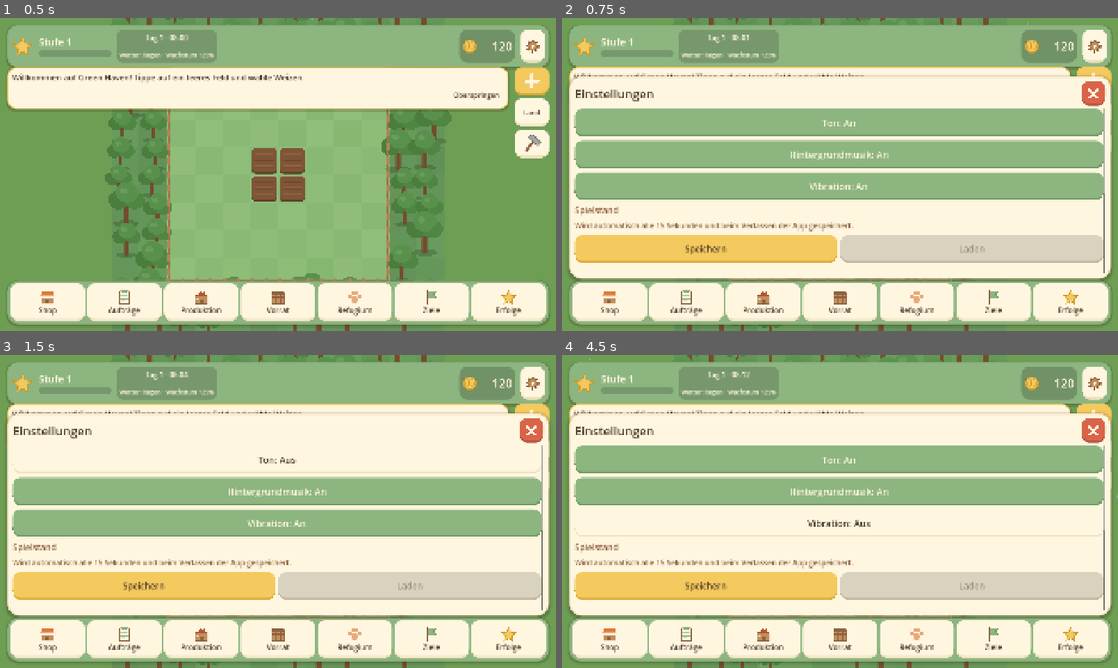
Above: before the commit, frames 1-4 (two rows, left to right).
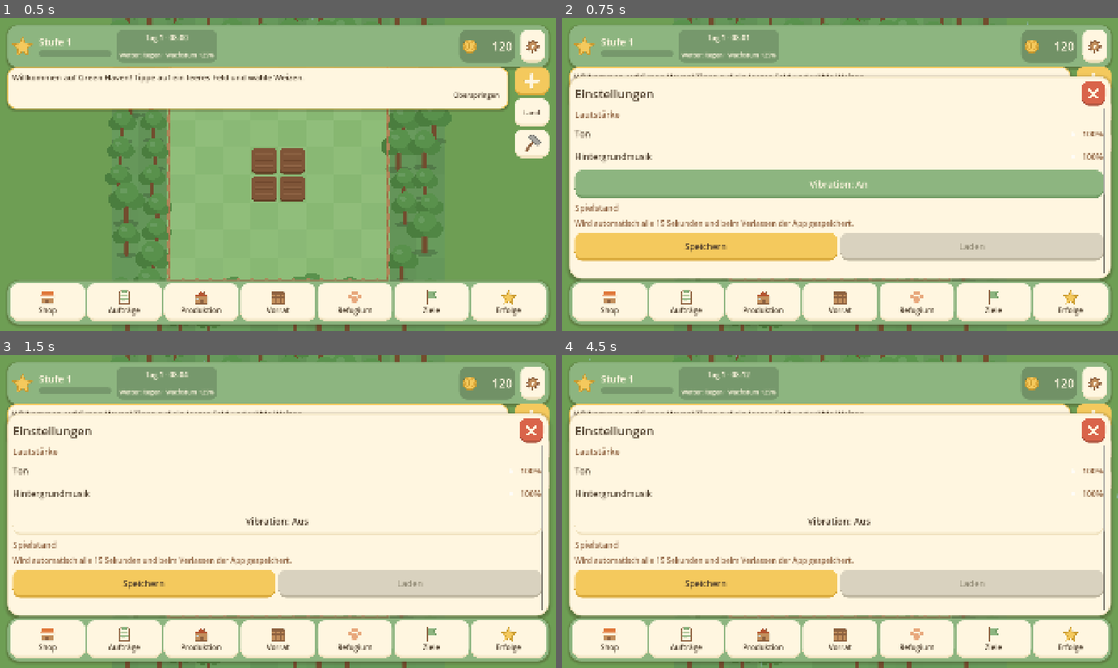
Above: after the commit, the same moments.

Repository: LennartVolz/green-haven
Game: Godot game, scene res://scenes/main.tscn
Same seed, same stepped clock (60 frames per second), same inputs: the game is played once before the commit and once after it.
Inputs (mouse positions are in pixels of both pictures, inside the frame that each line leads up to):
- Up to frame 1 (0.5 s): no input
- Up to frame 2 (0.75 s): click (1095, 46) at 0.5 s
- Up to frame 3 (1.5 s): click "Ton: An" (after the commit: "Vibration: An") at 1.25 s
- Up to frame 4 (4.5 s): click "Ton: Aus" (after the commit: "Vibration: Aus") at 2 s; click "Hintergrundmusik: An" (after the commit: "Vibration: An") at 2.75 s; click "Hintergrundmusik: Aus" (after the commit: "Vibration: Aus") at 3.5 s; click "Vibration: An" at 4.25 s

Frame 1 is identical in both runs. In frame 2, 22% of the frame differs, in the area x 2-98%, y 28-79%; in frame 3, 21%; in frame 4, 21%.

Commit message:
Replace sound and music toggles with volume sliders
Use continuous, persisted volume controls so players can balance effects
and background music instead of only switching them on or off. Legacy
saves map their An/Aus values to 0 % and 100 %.

🤖 Generated with Codebuff
Co-Authored-By: Codebuff <noreply@codebuff.com>

Diff:
--- a/scripts/core/background_music.gd
+++ b/scripts/core/background_music.gd
@@ -32,10 +32,23 @@
 	call_deferred("refresh")
 
 
+func music_volume() -> float:
+	return clampf(float(GameState.settings.get("music_volume", 1.0)), 0.0, 1.0)
+
+
+func volume_db_for(value: float) -> float:
+	var volume := clampf(value, 0.0, 1.0)
+	return MUSIC_VOLUME_DB + linear_to_db(volume) if volume > 0.0 else -80.0
+
+
 func refresh() -> void:
-	if not has_track or player == null:
+	if player == null:
 		return
-	if bool(GameState.settings.get("music", true)):
+	var volume := music_volume()
+	player.volume_db = volume_db_for(volume)
+	if not has_track:
+		return
+	if volume > 0.0:
 		if not player.playing:
 			player.play()
 	elif player.playing:
--- a/scripts/core/game_state.gd
+++ b/scripts/core/game_state.gd
@@ -69,7 +69,7 @@
 var stats: Dictionary = {}
 var claimed_quests: Array = []
 var claimed_achievements: Array = []
-var settings: Dictionary = {"sound": true, "music": true, "vibration": true}
+var settings: Dictionary = {"sound": true, "music": true, "vibration": true, "sound_volume": 1.0, "music_volume": 1.0}
 var tutorial_step := 0
 var next_uid := 1
 var next_order_at := 0.0
@@ -1734,8 +1734,14 @@
 					claimed_achievements.append(str(achievement_id))
 				break
 	var s := _save_dict(d, "settings")
-	settings["sound"] = bool(s.get("sound", true))
-	settings["music"] = bool(s.get("music", true))
+	# Ältere Stände speichern nur An/Aus. Deren Zustand wird auf 0 % bzw. 100 %
+	# Lautstärke abgebildet; neue Stände liefern die Feinregelung direkt mit.
+	var legacy_sound := bool(s.get("sound", true))
+	var legacy_music := bool(s.get("music", true))
+	settings["sound_volume"] = clampf(float(s.get("sound_volume", 1.0 if legacy_sound else 0.0)), 0.0, 1.0)
+	settings["music_volume"] = clampf(float(s.get("music_volume", 1.0 if legacy_music else 0.0)), 0.0, 1.0)
+	settings["sound"] = float(settings["sound_volume"]) > 0.0
+	settings["music"] = float(settings["music_volume"]) > 0.0
 	settings["vibration"] = bool(s.get("vibration", true))
 	tutorial_step = int(d.get("tutorial_step", 0))
 	# next_uid darf nie auf eine bereits vergebene ID zeigen, auch nicht bei beschädigten Ständen.
--- a/scripts/core/save_system.gd
+++ b/scripts/core/save_system.gd
@@ -362,6 +362,18 @@
 		data["last_day_recap"] = 1
 		data["day_stats_snapshot"] = day_snapshot.duplicate(true)
 		data["version"] = 9
+	# Lautstärken sind optionale Einstellungen. Ältere Stände kannten nur An/Aus;
+	# sie werden auf 0 % bzw. 100 % abgebildet, ohne die Save-Version zu erhöhen.
+	var settings_value: Variant = data.get("settings", {})
+	if typeof(settings_value) == TYPE_DICTIONARY:
+		var migrated_settings: Dictionary = settings_value
+		var legacy_sound := bool(migrated_settings.get("sound", true))
+		var legacy_music := bool(migrated_settings.get("music", true))
+		migrated_settings["sound_volume"] = clampf(float(migrated_settings.get("sound_volume", 1.0 if legacy_sound else 0.0)), 0.0, 1.0)
+		migrated_settings["music_volume"] = clampf(float(migrated_settings.get("music_volume", 1.0 if legacy_music else 0.0)), 0.0, 1.0)
+		migrated_settings["sound"] = float(migrated_settings["sound_volume"]) > 0.0
+		migrated_settings["music"] = float(migrated_settings["music_volume"]) > 0.0
+		data["settings"] = migrated_settings
 	return data
 
 
--- a/scripts/core/sfx.gd
+++ b/scripts/core/sfx.gd
@@ -3,6 +3,7 @@
 ## plus Vibrations-Feedback auf Smartphones.
 
 const RATE := 22050
+const BASE_VOLUME_DB := -7.0
 
 var _streams: Dictionary = {}
 var _players: Array = []
@@ -12,7 +13,7 @@
 func _ready() -> void:
 	for i in range(6):
 		var p := AudioStreamPlayer.new()
-		p.volume_db = -7.0
+		p.volume_db = BASE_VOLUME_DB
 		add_child(p)
 		_players.append(p)
 	_streams = {
@@ -26,6 +27,23 @@
 		"build": _make([[160.0, 0.09], [240.0, 0.14]], 0.6),
 	}
 	GameState.sound.connect(play)
+	refresh_volume()
+
+
+func sound_volume() -> float:
+	return clampf(float(GameState.settings.get("sound_volume", 1.0)), 0.0, 1.0)
+
+
+func volume_db_for(value: float) -> float:
+	var volume := clampf(value, 0.0, 1.0)
+	return BASE_VOLUME_DB + linear_to_db(volume) if volume > 0.0 else -80.0
+
+
+## Wendet die Lautstärke auf alle Effekt-Player an; 0 % schaltet sie stumm.
+func refresh_volume() -> void:
+	var db := volume_db_for(sound_volume())
+	for p in _players:
+		p.volume_db = db
 
 
 func _make(notes: Array, vol: float) -> AudioStreamWAV:
@@ -54,9 +72,11 @@
 func play(sound_name: String) -> void:
 	if not _streams.has(sound_name):
 		return
-	if bool(GameState.settings.get("sound", true)) and not _players.is_empty():
+	var volume := sound_volume()
+	if volume > 0.0 and not _players.is_empty():
 		var p: AudioStreamPlayer = _players[_next]
 		_next = (_next + 1) % _players.size()
+		p.volume_db = volume_db_for(volume)
 		p.stream = _streams[sound_name]
 		p.play()
 	if bool(GameState.settings.get("vibration", true)) and OS.has_feature("mobile"):
--- a/scripts/main.gd
+++ b/scripts/main.gd
@@ -12,8 +12,12 @@
 func _enter_tree() -> void:
 	get_tree().auto_accept_quit = false
 	if SaveSystem.has_save() and SaveSystem.load_game():
+		Sfx.refresh_volume()
+		BackgroundMusic.refresh()
 		return
 	GameState.new_game()
+	Sfx.refresh_volume()
+	BackgroundMusic.refresh()
 
 
 func _notification(what: int) -> void:
--- a/scripts/ui/sheets/settings_sheet.gd
+++ b/scripts/ui/sheets/settings_sheet.gd
@@ -6,16 +6,15 @@
 	ui.set_title("Einstellungen")
 	var c: VBoxContainer = ui.content
 	var MusicScript := load("res://scripts/core/background_music.gd")
-	var snd: bool = GameState.settings.get("sound", true)
+	var sound_volume := clampf(float(GameState.settings.get("sound_volume", 1.0)), 0.0, 1.0)
+	var music_volume := clampf(float(GameState.settings.get("music_volume", 1.0)), 0.0, 1.0)
 	var vib: bool = GameState.settings.get("vibration", true)
-	var music: bool = GameState.settings.get("music", true)
-	var b1 := UiKit.button("Ton: %s" % ("An" if snd else "Aus"), "primary" if snd else "light", 32)
-	b1.pressed.connect(ui.act_toggle.bind("sound"))
-	c.add_child(b1)
-	if MusicScript.track_available():
-		var music_button := UiKit.button("Hintergrundmusik: %s" % ("An" if music else "Aus"), "primary" if music else "light", 32)
-		music_button.pressed.connect(ui.act_toggle.bind("music"))
-		c.add_child(music_button)
+	var music_available: bool = MusicScript.track_available()
+	c.add_child(UiKit.label("Lautstärke", 30, UiKit.earth_dark()))
+	c.add_child(_volume_row(ui, "sound", "Ton", sound_volume))
+	c.add_child(_volume_row(ui, "music", "Hintergrundmusik", music_volume, music_available))
+	if not music_available:
+		c.add_child(UiKit.wrap_label("Für Hintergrundmusik ist auf diesem Gerät kein Track verfügbar.", 22, UiKit.earth_dark()))
 	var b2 := UiKit.button("Vibration: %s" % ("An" if vib else "Aus"), "primary" if vib else "light", 32)
 	b2.pressed.connect(ui.act_toggle.bind("vibration"))
 	c.add_child(b2)
@@ -66,3 +65,26 @@
 	var ver := UiKit.label("Green Haven · Version %s · Spielstand-Format %d" % [ProjectSettings.get_setting("application/config/version", "0.1.0"), GameState.SAVE_VERSION], 22, UiKit.earth_dark())
 	ver.horizontal_alignment = HORIZONTAL_ALIGNMENT_CENTER
 	c.add_child(ver)
+
+
+static func _volume_row(ui, key: String, title: String, value: float, enabled: bool = true) -> HBoxContainer:
+	var row := UiKit.hbox(14)
+	var name_label := UiKit.label(title, 30)
+	name_label.custom_minimum_size = Vector2(250, 0)
+	row.add_child(name_label)
+	var slider := UiKit.slider(value)
+	slider.name = "Volume_" + key
+	slider.editable = enabled
+	if not enabled:
+		slider.tooltip_text = "Kein Hintergrundmusik-Track verfügbar"
+	row.add_child(slider)
+	var percent := UiKit.label("%d%%" % roundi(value * 100.0), 28, UiKit.earth_dark())
+	percent.custom_minimum_size = Vector2(90, 0)
+	percent.horizontal_alignment = HORIZONTAL_ALIGNMENT_RIGHT
+	row.add_child(percent)
+	slider.value_changed.connect(func(v: float) -> void:
+		percent.text = "%d%%" % roundi(v * 100.0)
+		if enabled:
+			ui.act_set_volume(key, v)
+	)
+	return row
--- a/scripts/ui/ui_kit.gd
+++ b/scripts/ui/ui_kit.gd
@@ -224,6 +224,24 @@
 	p.position += Vector2(-4, -12)
 
 
+## Touch-freundlicher Lautstärkeregler von 0 bis 1.
+static func slider(value: float, step: float = 0.05) -> HSlider:
+	var s := HSlider.new()
+	s.min_value = 0.0
+	s.max_value = 1.0
+	s.step = step
+	s.value = clampf(value, 0.0, 1.0)
+	s.custom_minimum_size = Vector2(0, 64)
+	s.size_flags_horizontal = Control.SIZE_EXPAND_FILL
+	s.size_flags_vertical = Control.SIZE_SHRINK_CENTER
+	s.focus_mode = Control.FOCUS_NONE
+	s.add_theme_stylebox_override("slider", style(Painter.col("#D9D2BF"), 12))
+	s.add_theme_stylebox_override("grabber_area", style(sage(), 12))
+	s.add_theme_stylebox_override("grabber_area_highlight", style(sage_dark(), 12))
+	s.add_theme_constant_override("center_grabber", 1)
+	return s
+
+
 static func progress(ratio: float, fill: Color, height: int = 22) -> ProgressBar:
 	var p := ProgressBar.new()
 	p.min_value = 0.0
--- a/scripts/ui/ui_root.gd
+++ b/scripts/ui/ui_root.gd
@@ -882,12 +882,26 @@
 	_check(GameState.pet_animal(uid))
 
 
-func act_toggle(key: String) -> void:
-	GameState.settings[key] = not bool(GameState.settings.get(key, true))
+func act_set_volume(key: String, value: float) -> void:
+	if key != "sound" and key != "music":
+		return
+	var volume := clampf(value, 0.0, 1.0)
+	GameState.settings[key + "_volume"] = volume
+	# An/Aus bleibt als abwärtskompatibler Spiegel erhalten.
+	GameState.settings[key] = volume > 0.0
 	if key == "music":
 		BackgroundMusic.refresh()
 	else:
-		GameState.sound.emit("tap")
+		Sfx.refresh_volume()
+
+
+func act_toggle(key: String) -> void:
+	if key == "sound" or key == "music":
+		act_set_volume(key, 0.0 if bool(GameState.settings.get(key, true)) else 1.0)
+		refresh_sheet()
+		return
+	GameState.settings[key] = not bool(GameState.settings.get(key, true))
+	GameState.sound.emit("tap")
 	refresh_sheet()
 
 
@@ -1007,6 +1021,8 @@
 	if SaveSystem.load_game():
 		world.clear_tool()
 		world.reset_camera()
+		Sfx.refresh_volume()
+		BackgroundMusic.refresh()
 		show_toast("Spielstand geladen", "good")
 		close_sheet()
 	elif SaveSystem.last_load_error == "newer":
--- a/tests/achievements_ui.gd
+++ b/tests/achievements_ui.gd
@@ -141,22 +141,32 @@
 		check(has_story_order, "Reihe erzeugt Story-Auftrag")
 		print("delivery story UI checked")
 
-	# Wetterhinweis und Musikschalter erscheinen in den echten Einstellungen.
+	# Ton und Hintergrundmusik werden über echte Lautstärkeregler gesteuert.
 	ui.act_open("settings", {})
 	await frames()
 	var music_available: bool = load("res://scripts/core/background_music.gd").track_available()
-	check(find_button(ui.content, "Hintergrundmusik:") == null if not music_available else find_button(ui.content, "Hintergrundmusik: An") != null, "Musikoption erscheint nur, wenn der Track vorhanden ist")
-	var music_button := find_button(ui.content, "Hintergrundmusik:")
-	if music_available and check(music_button != null, "Musik lässt sich über die Einstellungen umschalten"):
-		music_button.pressed.emit()
-		await frames()
-		check(find_button(ui.content, "Hintergrundmusik: Aus") != null and not bool(gs.settings.get("music", true)), "Musikschalter aktualisiert Einstellung und Anzeige")
-		ui.act_open("settings", {})
-		await frames()
-		music_button = find_button(ui.content, "Hintergrundmusik:")
-		if music_button != null:
-			music_button.pressed.emit()
-		await frames()
+	var sound_slider := ui.content.find_child("Volume_sound", true, false) as HSlider
+	var music_slider := ui.content.find_child("Volume_music", true, false) as HSlider
+	check(sound_slider != null, "Tonlautstärke ist ein Regler")
+	check(music_slider != null, "Musiklautstärke ist ein Regler")
+	if sound_slider != null:
+		sound_slider.value = 0.4
+		await frames()
+		check(is_equal_approx(float(gs.settings.get("sound_volume", -1.0)), 0.4), "Tonregler speichert 40 %")
+		sound_slider.value = 0.0
+		await frames()
+		check(is_equal_approx(float(gs.settings.get("sound_volume", -1.0)), 0.0), "Tonregler kann stumm schalten")
+		sound_slider.value = 1.0
+		await frames()
+	if music_slider != null:
+		if music_available:
+			music_slider.value = 0.3
+			await frames()
+			check(is_equal_approx(float(gs.settings.get("music_volume", -1.0)), 0.3), "Musikregler speichert Lautstärke")
+			music_slider.value = 1.0
+			await frames()
+		else:
+			check(not music_slider.editable, "Musikregler ist ohne Track deaktiviert")
 
 	# Neue Gebäude und Pflanzen erscheinen in Shop und Produktionsansicht.
 	gs.level = 18
--- a/tests/run_tests.gd
+++ b/tests/run_tests.gd
@@ -61,6 +61,7 @@
 	test_land_and_objects()
 	test_land_expansion_chain()
 	test_save_roundtrip()
+	test_audio_volumes()
 	test_offline_progress()
 	test_corrupt_and_migration()
 	test_save_hardening()
@@ -919,6 +920,8 @@
 	gs.claimed_achievements.append("orders_2")
 	gs.settings["sound"] = false
 	gs.settings["music"] = false
+	gs.settings["sound_volume"] = 0.0
+	gs.settings["music_volume"] = 0.0
 	var before := _snapshot()
 	check(ss.save_game(), "speichern")
 	check(FileAccess.file_exists("user://test_save.json"), "Datei existiert")
@@ -932,7 +935,7 @@
 	check(gs.animals.size() == 1 and int(gs.animals[0].paddock) == pad, "Tier im Gehege erhalten")
 	check(gs.claimed_quests.has("q_plant5"), "Quest-Status erhalten")
 	check(gs.claimed_achievements.has("orders_2"), "Erfolgs-Status erhalten")
-	check(gs.settings["sound"] == false and gs.settings["music"] == false, "Ton- und Musikeinstellung bleiben erhalten")
+	check(gs.settings["sound"] == false and gs.settings["music"] == false and gs.settings["sound_volume"] == 0.0 and gs.settings["music_volume"] == 0.0, "Ton- und Musiklautstärke bleiben erhalten")
 	check(not gs.object_at(Vector2i(8, 11)).is_empty(), "Belegung neu aufgebaut")
 	check(not gs.can_place("tree", Vector2i(8, 11)), "belegte Fläche bleibt belegt")
 	var uid: int = gs.place_object("tree", Vector2i(14, 16))
@@ -940,6 +943,23 @@
 	var d: Dictionary = gs.serialize()
 	check(int(d.version) == gs.SAVE_VERSION, "Version im Spielstand")
 	check(gs.SAVE_VERSION == 9, "Gartentage und Tageszähler verwenden Save-Version 9")
+
+
+func test_audio_volumes() -> void:
+	begin("Lautstärke")
+	var sfx: Node = root.get_node("Sfx")
+	var music: Node = root.get_node("BackgroundMusic")
+	var previous: Dictionary = gs.settings.duplicate()
+	check(gs.settings.has("sound_volume") and gs.settings.has("music_volume"), "Lautstärken sind Teil der Einstellungen")
+	gs.settings["sound_volume"] = 0.5
+	check(is_equal_approx(sfx.volume_db_for(0.5), -7.0 + linear_to_db(0.5)), "Tonregler skaliert die Effektlautstärke")
+	check(sfx.volume_db_for(0.0) <= -80.0, "Tonregler auf 0 % schaltet Effekte stumm")
+	gs.settings["music_volume"] = 0.5
+	check(is_equal_approx(music.volume_db_for(0.5), -14.0 + linear_to_db(0.5)), "Musikregler skaliert die Musiklautstärke")
+	check(music.volume_db_for(0.0) <= -80.0, "Musikregler auf 0 % schaltet Musik stumm")
+	gs.settings = previous
+	sfx.refresh_volume()
+	music.refresh()
 
 
 func test_offline_progress() -> void:
@@ -1002,6 +1022,14 @@
 	check(int(v2_migrated.version) == 9 and v2_migrated.diary.is_empty() and v2_migrated.claimed_achievements.is_empty(), "Version 2 erhält Story-, Erfolgs-, Café-, Wetter-, Event- und Tages-Migration")
 	var v3_migrated: Dictionary = ss.migrate({"version": 3, "animals": []})
 	check(int(v3_migrated.version) == 9 and v3_migrated.claimed_achievements.is_empty(), "Version 3 erhält leere Erfolgs-, Café-, Wetter-, Event- und Tages-Historie")
+	# Alte Stände kannten nur An/Aus; daraus werden 0 % bzw. 100 % Lautstärke.
+	var legacy_audio: Dictionary = ss.migrate({"version": 8, "settings": {"sound": false, "music": true, "vibration": false}})
+	var legacy_settings: Dictionary = legacy_audio["settings"]
+	check(is_equal_approx(float(legacy_settings.get("sound_volume", -1.0)), 0.0), "alter Ton-Aus-Stand wird zu 0 % Lautstärke")
+	check(is_equal_approx(float(legacy_settings.get("music_volume", -1.0)), 1.0), "alter Musik-An-Stand wird zu 100 % Lautstärke")
+	check(not bool(legacy_settings.get("sound", true)) and bool(legacy_settings.get("music", false)), "An/Aus-Spiegel bleibt beim Migrieren stimmig")
+	check(gs.deserialize({"version": 2, "settings": {"sound": false, "music": true}}), "Altstand mit An/Aus-Einstellungen laden")
+	check(is_equal_approx(float(gs.settings.get("sound_volume", -1.0)), 0.0) and is_equal_approx(float(gs.settings.get("music_volume", -1.0)), 1.0), "Laden bildet An/Aus auf Lautstärken ab")
 	var legacy_animal := {"uid": 10, "species": "rabbit", "name": "Alt-Tier", "hunger": 60, "happy": 55, "last": gs.now(), "paddock": 1}
 	var migrated: Dictionary = ss.migrate({"version": 1, "animals": [legacy_animal]})
 	check(legacy_animal.has("traits") and legacy_animal.has("accessories") and legacy_animal.has("activity_at"), "Tierfelder aus altem Spielstand ergänzt")
Not shown, changed: README.md
